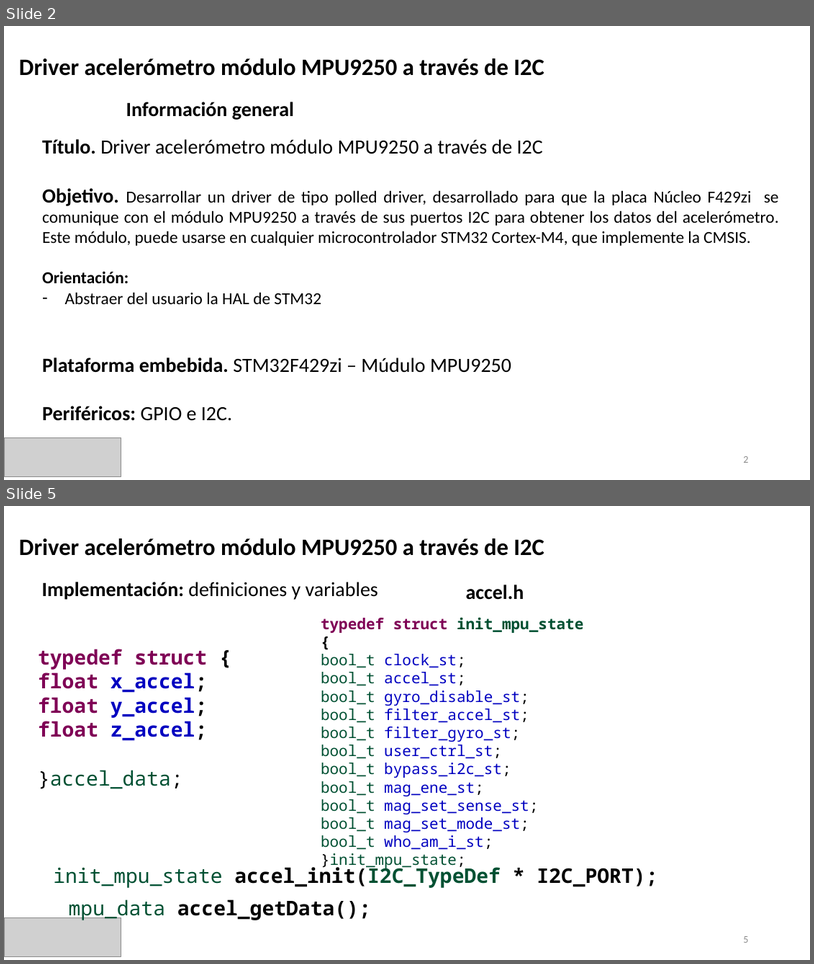
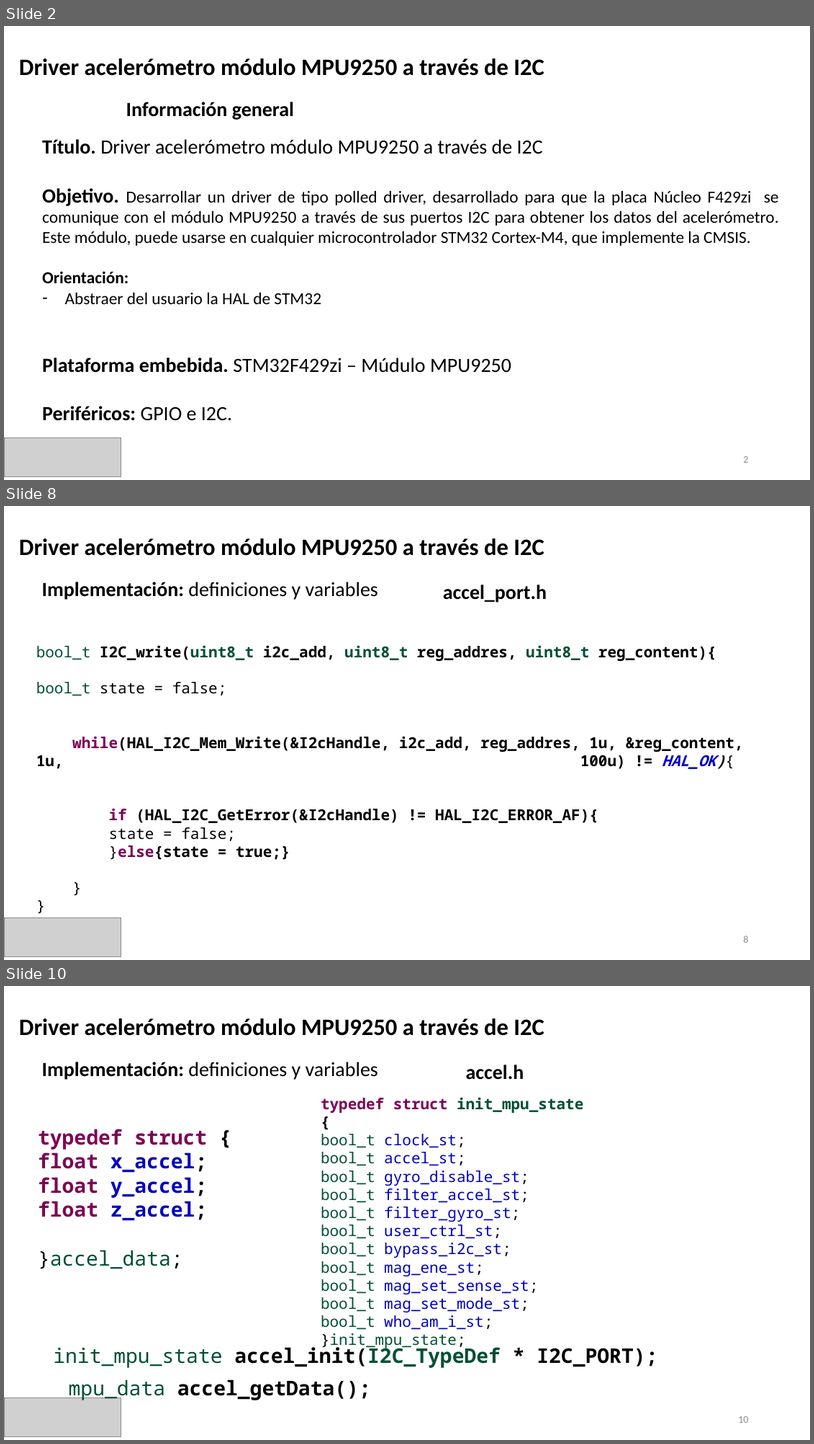
Before and after one commit to ldiazcharris/cese_PCSE, a slide deck: presentacion_TPF_luis_diaz.pptx. Shown one above the other, each under a label of ours: slides 2 and 5 before the commit, slides 2, 8 and 10 after it; the slides between them are not shown. The pictures are 814x964 and 814x1444 pixels, drawn with LibreOffice and Linux fonts; fonts in the diff are those of the drawing; grey boxes stand for pictures. Boxes give left, top, right and bottom in pixels: in the first picture for what was removed or moved away, otherwise in the second. Text is boxed around its words. In the diff, an @@ line names an element or a change of style, - is before the commit and + after.

```diff
--- a/presentacion_TPF_luis_diaz.pptx
+++ b/presentacion_TPF_luis_diaz.pptx
@@ slide 8 added at (x1=4, y1=506, x2=810, y2=960), background #FFFFFF @@
@@ text added at (x1=19, y1=538, x2=545, y2=556), 28 pt, text #000000, bold @@
+Driver acelerómetro módulo MPU9250 a través de I2C
@@ text added at (x1=42, y1=582, x2=378, y2=600), 24 pt, text #000000 @@
+Implementación: definiciones y variables
@@ text added at (x1=443, y1=584, x2=547, y2=602), 24 pt, text #000000, bold @@
+accel_port.h
@@ text added at (x1=36, y1=645, x2=744, y2=860), 18 pt, text #000000, bold @@
+bool_t I2C_write(uint8_t i2c_add, uint8_t reg_addres, uint8_t reg_content){
+bool_t state = false;
+while(HAL_I2C_Mem_Write(&I2cHandle, i2c_add, reg_addres, 1u, &reg_content, 1u, 100u) != HAL_OK){
+if (HAL_I2C_GetError(&I2cHandle) != HAL_I2C_ERROR_AF){
+state = false;
+}else{state = true;}
+}
+}
@@ picture added at (x1=4, y1=917, x2=121, y2=956) @@
@@ page number added at (x1=743, y1=935, x2=748, y2=942), 12 pt, text #8C8C8C @@
+8
@@ what was slide 5 is now slide 10 @@
@@ page number at (x1=738, y1=1416, x2=748, y2=1422): text changed @@
-5
+10
```
Also in this commit, not shown: 3 slides changed, 5 other slides added.
